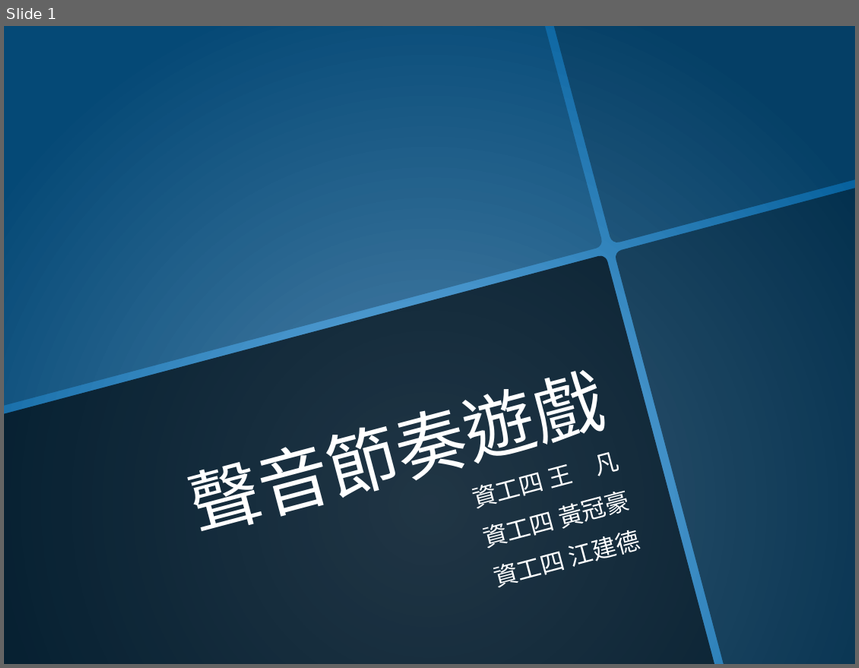
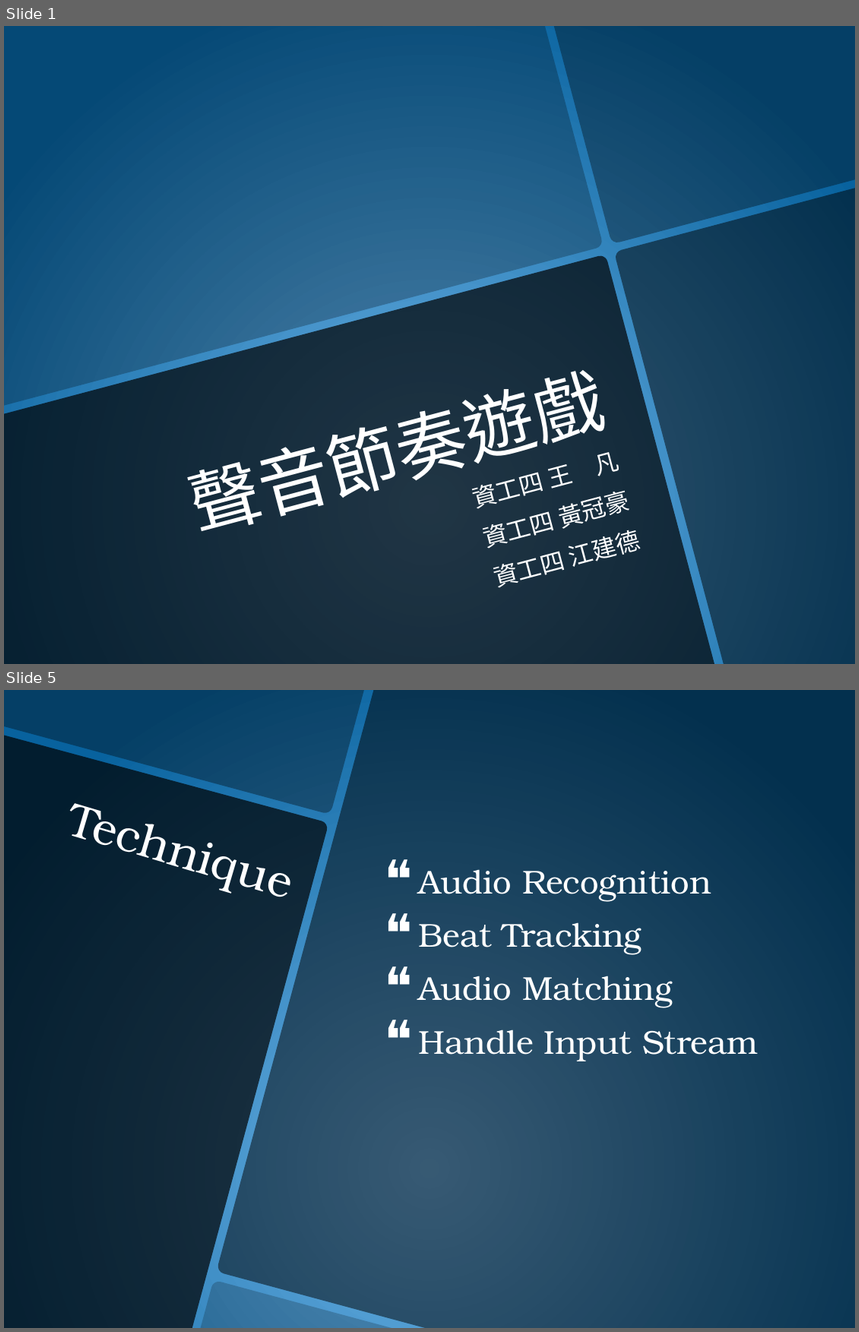
Before and after one commit to bostenkg5/ciao, a slide deck: presentation.pptx. Shown one above the other, each under a label of ours: slide 1 before the commit, slides 1 and 5 after it; the slides between them are not shown. The pictures are 859x668 and 859x1332 pixels, drawn with LibreOffice and Linux fonts; fonts in the diff are those of the drawing; background and template pictures are left out. Boxes give left, top, right and bottom in pixels: in the first picture for what was removed or moved away, otherwise in the second. Text is boxed around its words. In the diff, an @@ line names an element or a change of style, - is before the commit and + after.

```diff
--- a/presentation.pptx
+++ b/presentation.pptx
@@ slide 5 added at <box>4,690,855,1328</box>, background picture (left out) @@
@@ freeform shape added at <box>4,690,365,815</box>, fill #000000 at 35% opacity @@
@@ freeform shape added at <box>216,690,855,1328</box>, fill #000000 at 50% opacity @@
@@ freeform shape added at <box>4,736,329,1328</box>, fill #000000 at 70% opacity @@
@@ title added at <box>4,790,289,1002</box>, 39.6 pt, text #FFFFFF @@
+Technique
@@ text added at <box>418,869,759,1062</box>, 28 pt, text #FFFFFF @@
+❝ Audio Recognition
+❝ Beat Tracking
+❝ Audio Matching
+❝ Handle Input Stream
@@ freeform shape added at <box>201,1281,392,1328</box>, fill #000000 at 20% opacity @@
```
Also in this commit, not shown: 11 other slides added, 1 slide removed, 7 other files.
